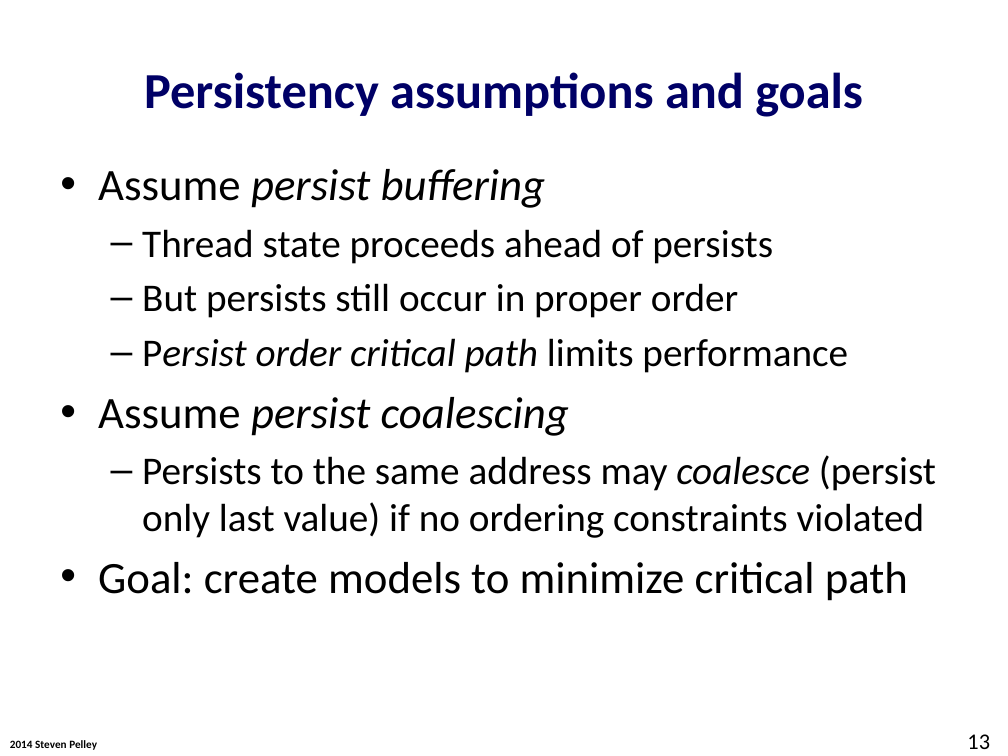
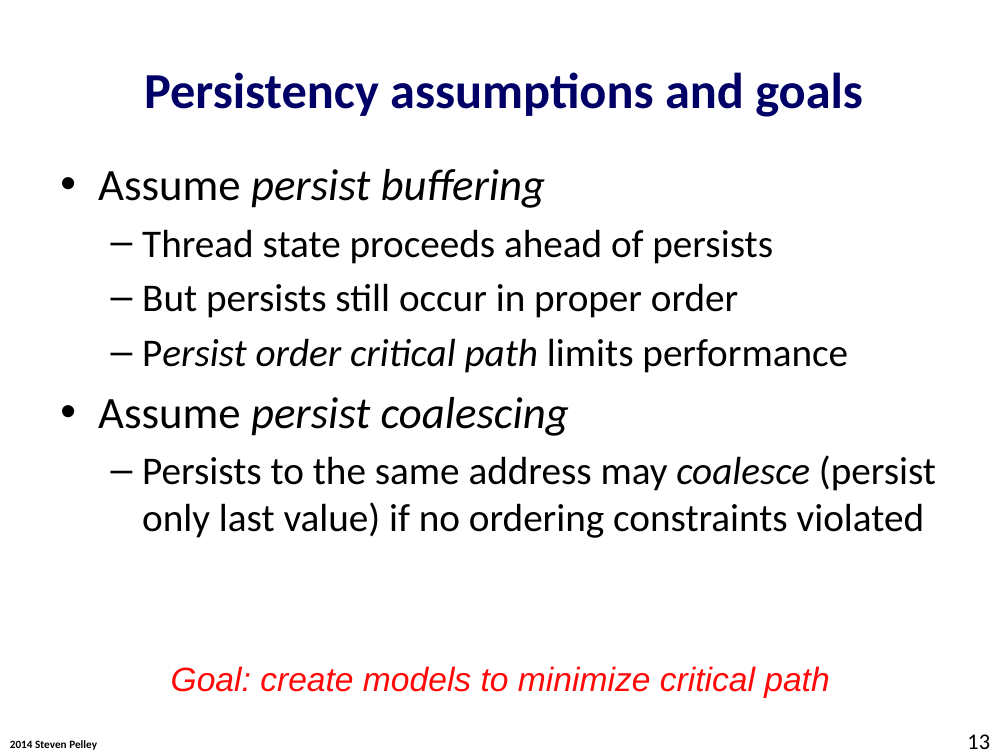
Before and after one commit to Abulila/dissertation, a slide deck: slide 13 of proposal/defense.pptx. Drawn at 1008x756 pixels with LibreOffice and Linux fonts; fonts in the diff are those of the drawing; background and template pictures are left out. Boxes give left, top, right and bottom in pixels: in the first picture for what was removed or moved away, otherwise in the second. Text is boxed around its words. In the diff, an @@ line names an element or a change of style, - is before the commit and + after.

```diff
--- a/proposal/defense.pptx
+++ b/proposal/defense.pptx
@@ text at (98,562,908,601): paragraph removed @@
-• Goal: create models to minimize critical path
@@ text added at (171,666,829,698), 24 pt, text #FF0909, italic @@
+Goal: create models to minimize critical path
```
Also in this commit, not shown: 8 other slides changed, 1 slide added.
